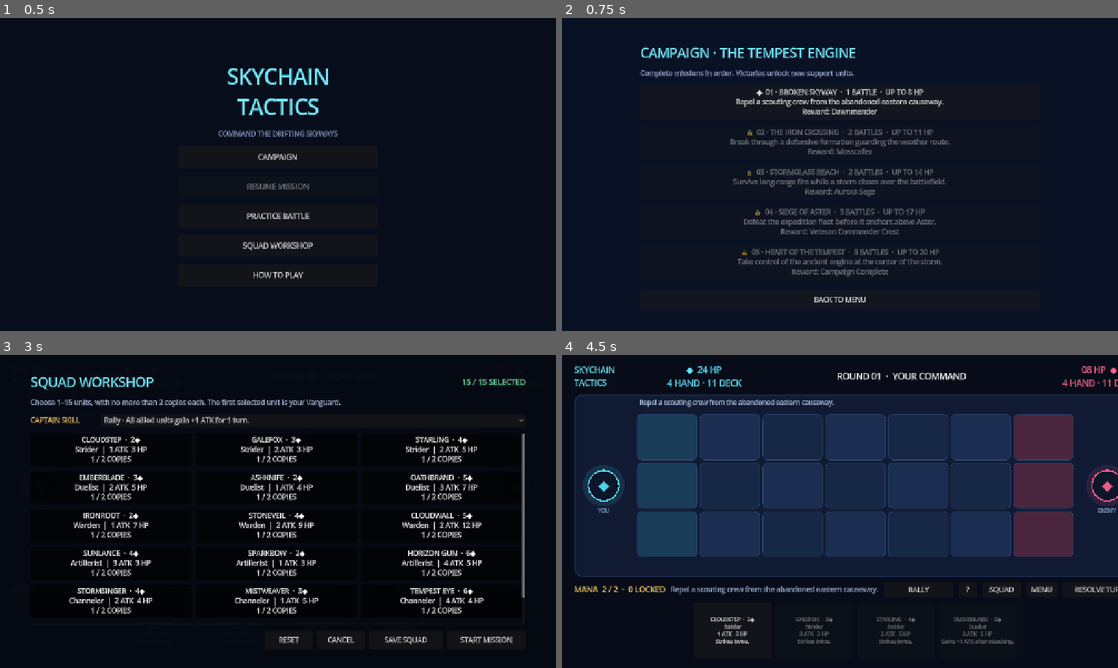
Above: before the commit, frames 1-4 (two rows, left to right).
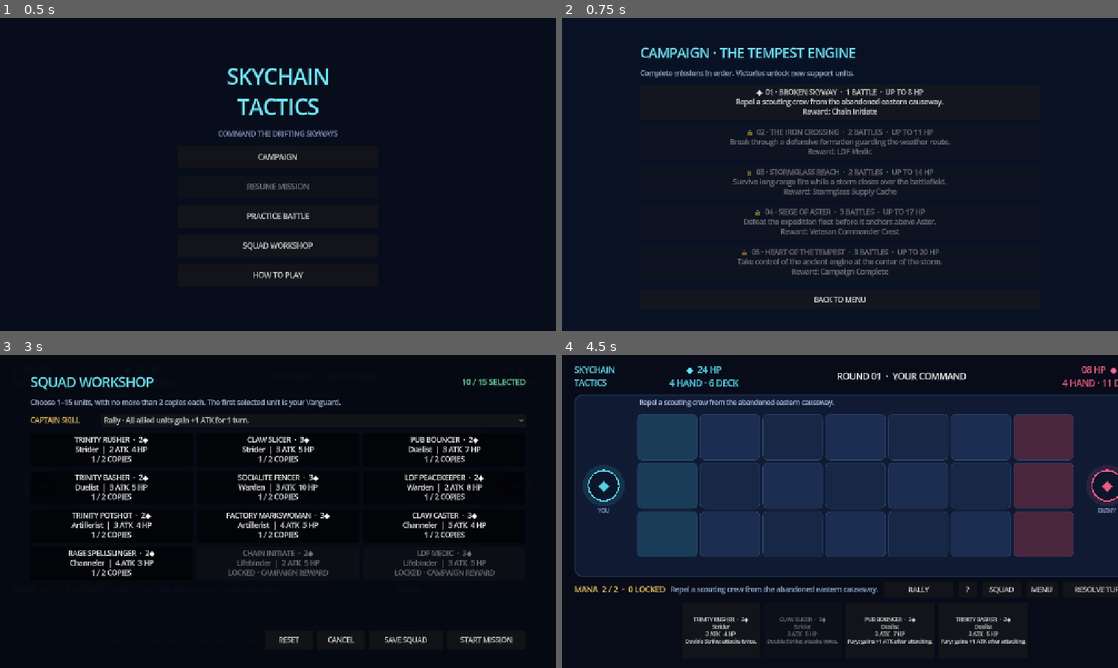
Above: after the commit, the same moments.

Repository: prldd/HeavenStrike
Game: Godot game, scene res://main.tscn
Same seed, same stepped clock (60 frames per second), same inputs: the game is played once before the commit and once after it.
Inputs:
- Up to frame 1 (0.5 s): no input
- Up to frame 2 (0.75 s): click "CAMPAIGN" at 0.5 s
- Up to frame 3 (3 s): click "?" at 1.25 s; click "SQUAD" at 2 s; click "◆ 01 · BROKEN SKYWAY · 1 BATT…" at 2.75 s
- Up to frame 4 (4.5 s): click "START MISSION" at 3.5 s; click "SKIP" at 4.25 s

Frame 1 is identical in both runs. In frame 2, 0.5% of the frame differs, in the area x 40-61%, y 28-58%; in frame 3, 7.7%, in the area x 12-95%, y 7-83%; in frame 4, 1.7%.

Commit message:
Implemented the corrected combat rules

Diff:
--- a/scripts/battle_rules.gd
+++ b/scripts/battle_rules.gd
@@ -40,9 +40,12 @@
 static func traversal_cells(unit: Dictionary, units: Array) -> Array:
 	var cells: Array = []
 	var direction := 1 if unit.side == PLAYER else -1
+	var final_col := COLS - 2 if unit.side == PLAYER else 1
 	for step in range(1, unit.move + 1):
 		var col: int = unit.col + direction * step
-		if col < 0 or col >= COLS or _occupied(units, unit.row, col):
+		if (direction > 0 and col > final_col) or (direction < 0 and col < final_col):
+			break
+		if _occupied(units, unit.row, col):
 			break
 		cells.append(Vector2i(col, unit.row))
 	return cells
@@ -89,8 +92,8 @@
 
 static func commander_in_range(unit: Dictionary) -> bool:
 	if unit.side == PLAYER:
-		return COLS - unit.col <= unit.range
-	return unit.col + 1 <= unit.range
+		return (COLS - 1) - unit.col <= unit.range
+	return unit.col <= unit.range
 
 static func locked_mana(units: Array, side: int) -> int:
 	var locked := 0
--- a/scripts/campaign_store.gd
+++ b/scripts/campaign_store.gd
@@ -2,7 +2,7 @@
 extends RefCounted
 
 const SAVE_PATH := "user://campaign.cfg"
-const REWARD_UNITS := ["Dawnmender", "Mosscaller", "Aurora Sage"]
+const REWARD_UNITS := ["Chain Initiate", "LDF Medic"]
 
 const MISSIONS := [
 	{
@@ -13,7 +13,7 @@
 		"encounters": [
 			{"title": "Causeway Scouts", "enemy_hp": 8, "squad_offset": 0, "skill": "Aid"}
 		],
-		"reward": "Dawnmender"
+		"reward": "Chain Initiate"
 	},
 	{
 		"id": 1,
@@ -24,7 +24,7 @@
 			{"title": "Outer Guard", "enemy_hp": 9, "squad_offset": 2, "skill": "Shield"},
 			{"title": "Iron Captain", "enemy_hp": 11, "squad_offset": 4, "skill": "Bloodlust"}
 		],
-		"reward": "Mosscaller"
+		"reward": "LDF Medic"
 	},
 	{
 		"id": 2,
@@ -35,7 +35,7 @@
 			{"title": "Stormglass Battery", "enemy_hp": 11, "squad_offset": 5, "skill": "Lightning Burst"},
 			{"title": "Reach Commander", "enemy_hp": 14, "squad_offset": 7, "skill": "Healing Wave"}
 		],
-		"reward": "Aurora Sage"
+		"reward": "Stormglass Supply Cache"
 	},
 	{
 		"id": 3,
@@ -110,11 +110,11 @@
 	if roster.is_empty():
 		return names
 	var offset: int = maxi(0, mission_id) * 3
-	for index in roster.size():
+	for index in 15:
 		var roster_index: int = (index + offset) % roster.size()
-		names.append(roster[roster_index].name)
-		if names.size() >= 15:
-			break
+		var unit_name: String = roster[roster_index].name
+		if names.count(unit_name) < 2:
+			names.append(unit_name)
 	return names
 
 static func encounter(mission_id: int, encounter_index: int) -> Dictionary:
--- a/scripts/main.gd
+++ b/scripts/main.gd
@@ -1035,7 +1035,9 @@
 		"max_hp": card.hp,
 		"move": card.move,
 		"range": card.range,
-		"ready": false,
+		# Deployment is part of the turn: newly placed units move and attack
+		# when that side resolves immediately afterward.
+		"ready": true,
 		"repositioned": false,
 		"taunted_by": -1,
 		"effects": []
@@ -1282,8 +1284,8 @@
 
 func _commander_in_range(actor: Dictionary) -> bool:
 	if actor.side == PLAYER:
-		return COLS - actor.col <= actor.range and _find_target(actor) == null
-	return actor.col + 1 <= actor.range and _find_target(actor) == null
+		return (COLS - 1) - actor.col <= actor.range and _find_target(actor) == null
+	return actor.col <= actor.range and _find_target(actor) == null
 
 func _unit_at(row: int, col: int):
 	for unit in units:
--- a/scripts/unit_catalog.gd
+++ b/scripts/unit_catalog.gd
@@ -2,24 +2,18 @@
 extends RefCounted
 
 const UNITS := [
-	{"name": "Cloudstep", "kind": "Strider", "cost": 2, "atk": 1, "hp": 3, "move": 3, "range": 1, "text": "Strikes twice."},
-	{"name": "Galefox", "kind": "Strider", "cost": 3, "atk": 2, "hp": 3, "move": 3, "range": 1, "text": "Strikes twice."},
-	{"name": "Starling", "kind": "Strider", "cost": 4, "atk": 2, "hp": 5, "move": 3, "range": 1, "text": "Strikes twice."},
-	{"name": "Emberblade", "kind": "Duelist", "cost": 3, "atk": 2, "hp": 5, "move": 2, "range": 1, "text": "Gains +1 ATK after attacking."},
-	{"name": "Ashknife", "kind": "Duelist", "cost": 2, "atk": 1, "hp": 4, "move": 2, "range": 1, "text": "Gains +1 ATK after attacking."},
-	{"name": "Oathbrand", "kind": "Duelist", "cost": 5, "atk": 3, "hp": 7, "move": 2, "range": 1, "text": "Gains +1 ATK after attacking."},
-	{"name": "Ironroot", "kind": "Warden", "cost": 2, "atk": 1, "hp": 7, "move": 2, "range": 1, "text": "Taunting Strike locks its target into the current row."},
-	{"name": "Stoneveil", "kind": "Warden", "cost": 4, "atk": 2, "hp": 9, "move": 2, "range": 1, "text": "Taunting Strike locks its target into the current row."},
-	{"name": "Cloudwall", "kind": "Warden", "cost": 5, "atk": 2, "hp": 12, "move": 2, "range": 1, "text": "Taunting Strike locks its target into the current row."},
-	{"name": "Sunlance", "kind": "Artillerist", "cost": 4, "atk": 3, "hp": 3, "move": 1, "range": 3, "text": "Pierces the unit behind its target."},
-	{"name": "Sparkbow", "kind": "Artillerist", "cost": 2, "atk": 1, "hp": 3, "move": 1, "range": 3, "text": "Pierces the unit behind its target."},
-	{"name": "Horizon Gun", "kind": "Artillerist", "cost": 6, "atk": 4, "hp": 5, "move": 1, "range": 3, "text": "Pierces the unit behind its target."},
-	{"name": "Stormsinger", "kind": "Channeler", "cost": 4, "atk": 2, "hp": 4, "move": 1, "range": 3, "text": "Deals 1 splash damage in adjacent lanes."},
-	{"name": "Mistweaver", "kind": "Channeler", "cost": 3, "atk": 1, "hp": 5, "move": 1, "range": 3, "text": "Deals 1 splash damage in adjacent lanes."},
-	{"name": "Tempest Eye", "kind": "Channeler", "cost": 6, "atk": 4, "hp": 4, "move": 1, "range": 3, "text": "Deals 1 splash damage in adjacent lanes."},
-	{"name": "Dawnmender", "kind": "Lifebinder", "cost": 3, "atk": 1, "hp": 5, "move": 1, "range": 2, "text": "Heals a nearby ally for 2."},
-	{"name": "Mosscaller", "kind": "Lifebinder", "cost": 2, "atk": 1, "hp": 4, "move": 1, "range": 2, "text": "Heals a nearby ally for 2."},
-	{"name": "Aurora Sage", "kind": "Lifebinder", "cost": 5, "atk": 2, "hp": 8, "move": 1, "range": 2, "text": "Heals a nearby ally for 2."}
+	{"name": "Trinity Rusher", "kind": "Strider", "cost": 2, "atk": 2, "hp": 4, "move": 3, "range": 1, "text": "Double Strike: attacks twice."},
+	{"name": "Claw Slicer", "kind": "Strider", "cost": 3, "atk": 3, "hp": 5, "move": 3, "range": 1, "text": "Double Strike: attacks twice."},
+	{"name": "Pub Bouncer", "kind": "Duelist", "cost": 2, "atk": 3, "hp": 7, "move": 2, "range": 1, "text": "Fury: gains +1 ATK after attacking."},
+	{"name": "Trinity Basher", "kind": "Duelist", "cost": 2, "atk": 3, "hp": 5, "move": 2, "range": 1, "text": "Fury: gains +1 ATK after attacking."},
+	{"name": "Socialite Fencer", "kind": "Warden", "cost": 3, "atk": 3, "hp": 10, "move": 2, "range": 1, "text": "Taunting Strike: locks its target into the current row."},
+	{"name": "LDF Peacekeeper", "kind": "Warden", "cost": 2, "atk": 2, "hp": 8, "move": 2, "range": 1, "text": "Taunting Strike: locks its target into the current row."},
+	{"name": "Trinity Potshot", "kind": "Artillerist", "cost": 2, "atk": 3, "hp": 4, "move": 1, "range": 3, "text": "Piercing Shot: hits the unit behind its target."},
+	{"name": "Factory Markswoman", "kind": "Artillerist", "cost": 3, "atk": 4, "hp": 5, "move": 1, "range": 3, "text": "Piercing Shot: hits the unit behind its target."},
+	{"name": "Claw Caster", "kind": "Channeler", "cost": 3, "atk": 5, "hp": 4, "move": 1, "range": 3, "text": "Blast: deals 1 splash damage in adjacent lanes."},
+	{"name": "Rage Spellslinger", "kind": "Channeler", "cost": 2, "atk": 4, "hp": 3, "move": 1, "range": 3, "text": "Blast: deals 1 splash damage in adjacent lanes."},
+	{"name": "Chain Initiate", "kind": "Lifebinder", "cost": 2, "atk": 2, "hp": 5, "move": 1, "range": 2, "text": "Heal: restores 2 HP to a nearby ally."},
+	{"name": "LDF Medic", "kind": "Lifebinder", "cost": 3, "atk": 3, "hp": 5, "move": 1, "range": 2, "text": "Heal: restores 2 HP to a nearby ally."}
 ]
 
 static func all_units() -> Array:
--- a/tests/smoke_test.gd
+++ b/tests/smoke_test.gd
@@ -9,19 +9,19 @@
 
 func _init() -> void:
 	var roster: Array = UnitCatalogScript.all_units()
-	assert(roster.size() == 18, "The playable roster must contain 18 units.")
-	assert(UnitCatalogScript.by_name("Cloudstep").kind == "Strider")
+	assert(roster.size() == 12, "The playable roster must contain 12 units.")
+	assert(UnitCatalogScript.by_name("Trinity Rusher").kind == "Strider")
 	assert(UnitCatalogScript.by_name("Missing").is_empty())
 	for kind in ["Strider", "Duelist", "Warden", "Artillerist", "Channeler", "Lifebinder"]:
-		assert(roster.filter(func(unit): return unit.kind == kind).size() == 3)
+		assert(roster.filter(func(unit): return unit.kind == kind).size() == 2)
 
 	var default_squad: Array = SquadStoreScript.default_squad(roster)
-	assert(default_squad.size() == SquadStoreScript.SQUAD_SIZE)
-	var repaired_squad: Array = SquadStoreScript.sanitize(["Cloudstep", "Cloudstep", "Cloudstep", "Missing"], roster)
+	assert(default_squad.size() == 12)
+	var repaired_squad: Array = SquadStoreScript.sanitize(["Trinity Rusher", "Trinity Rusher", "Trinity Rusher", "Missing"], roster)
 	assert(repaired_squad.size() == 2)
-	assert(repaired_squad.count("Cloudstep") == 2)
+	assert(repaired_squad.count("Trinity Rusher") == 2)
 	assert(SquadStoreScript.build_deck(repaired_squad, roster).size() == 2)
-	assert(SquadStoreScript.sanitize([], roster).size() == SquadStoreScript.SQUAD_SIZE)
+	assert(SquadStoreScript.sanitize([], roster).size() == 12)
 	assert(CaptainSkillsScript.SKILLS.size() == 8)
 
 	assert(CampaignStoreScript.MISSIONS.size() == 5)
@@ -35,17 +35,17 @@
 	assert(CampaignStoreScript.is_available(1, [0]))
 	assert(CampaignStoreScript.sanitize_completed([2, 2, 99, -1, 0]) == [0, 2])
 	var starting_unlocks: Array = CampaignStoreScript.unlocked_unit_names(roster, [])
-	assert(starting_unlocks.size() == 15)
-	assert("Dawnmender" not in starting_unlocks)
+	assert(starting_unlocks.size() == 10)
+	assert("Chain Initiate" not in starting_unlocks)
 	var earned_unlocks: Array = CampaignStoreScript.unlocked_unit_names(roster, [0, 1, 2])
-	assert(earned_unlocks.size() == 18)
+	assert(earned_unlocks.size() == 12)
 	var enemy_squad: Array = CampaignStoreScript.enemy_squad_names(2, roster)
 	assert(enemy_squad.size() == 15)
 	var unique_enemy_cards: Array = []
 	for card_name in enemy_squad:
 		if card_name not in unique_enemy_cards:
 			unique_enemy_cards.append(card_name)
-	assert(unique_enemy_cards.size() == 15)
+	assert(unique_enemy_cards.size() == 12)
 
 	var mover := {"id": 1, "side": 0, "kind": "Duelist", "row": 1, "col": 2, "repositioned": false, "taunted_by": -1}
 	var distant_warden := {"id": 2, "side": 1, "kind": "Warden", "row": 1, "col": 5, "repositioned": false}
@@ -105,6 +105,24 @@
 	assert(BattleRulesScript.traversal_cells(preview_unit, [preview_unit, path_blocker]) == [Vector2i(2, 1)])
 	var attack_target := {"id": 8, "side": 1, "kind": "Duelist", "row": 1, "col": 2}
 	assert(BattleRulesScript.traversal_cells(preview_unit, [preview_unit, attack_target]).is_empty())
+	var player_at_enemy_gate := {
+		"id": 81, "side": 0, "kind": "Strider", "row": 2, "col": 4,
+		"move": 3, "range": 1, "ready": true
+	}
+	assert(BattleRulesScript.traversal_cells(player_at_enemy_gate, [player_at_enemy_gate]) == [Vector2i(5, 2)])
+	assert(BattleRulesScript.attack_cells_from(player_at_enemy_gate, 5) == [Vector2i(6, 2)])
+	assert(BattleRulesScript.commander_in_range({
+		"side": 0, "col": 5, "range": 1
+	}))
+	var enemy_at_player_gate := {
+		"id": 82, "side": 1, "kind": "Strider", "row": 2, "col": 2,
+		"move": 3, "range": 1, "ready": true
+	}
+	assert(BattleRulesScript.traversal_cells(enemy_at_player_gate, [enemy_at_player_gate]) == [Vector2i(1, 2)])
+	assert(BattleRulesScript.attack_cells_from(enemy_at_player_gate, 1) == [Vector2i(0, 2)])
+	assert(BattleRulesScript.commander_in_range({
+		"side": 1, "col": 1, "range": 1
+	}))
 
 	var front_ally := {
 		"id": 9, "side": 0, "kind": "Duelist", "row": 1, "col": 3,
Not shown, changed: PROJECT.md
Not shown, changed: README.md
